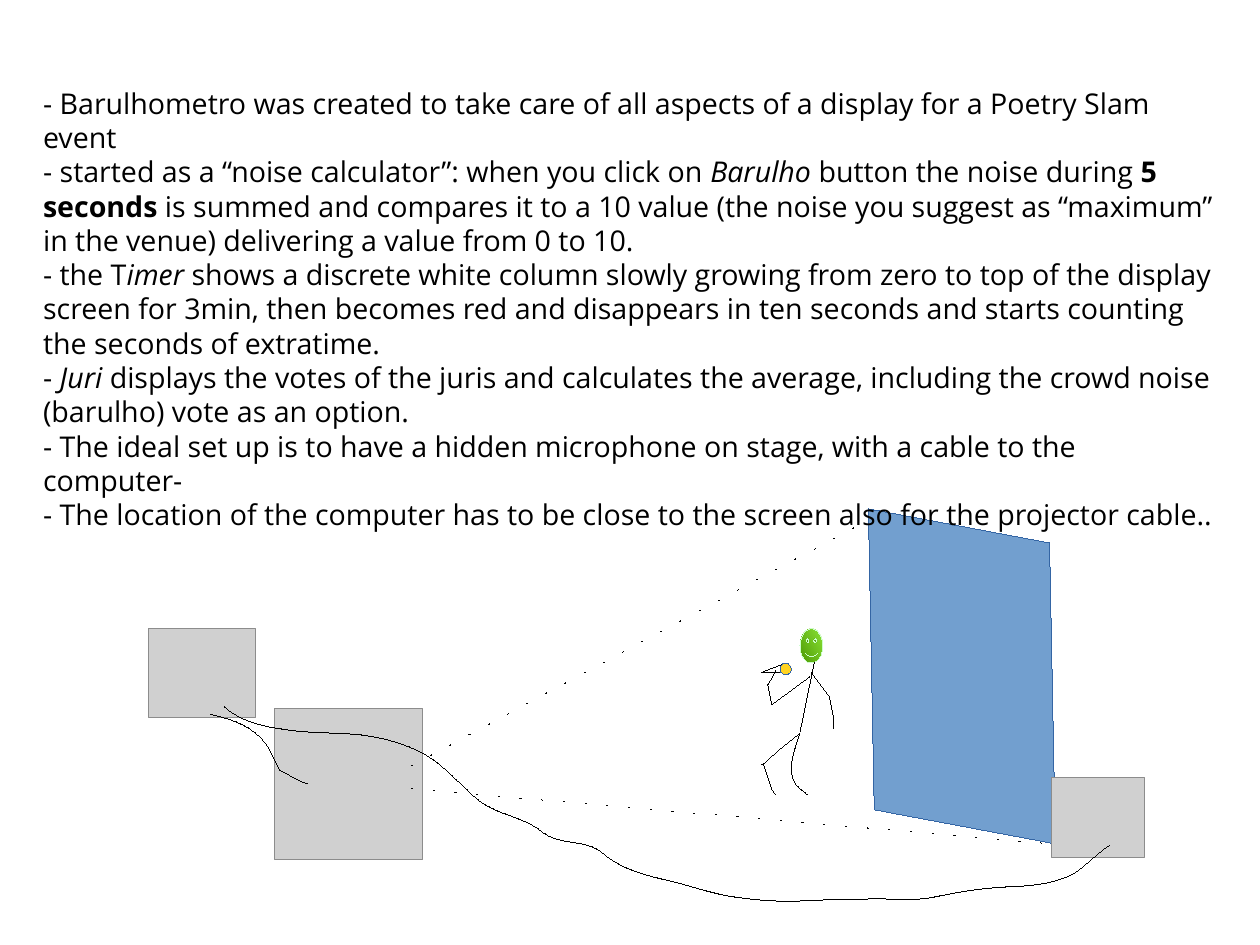
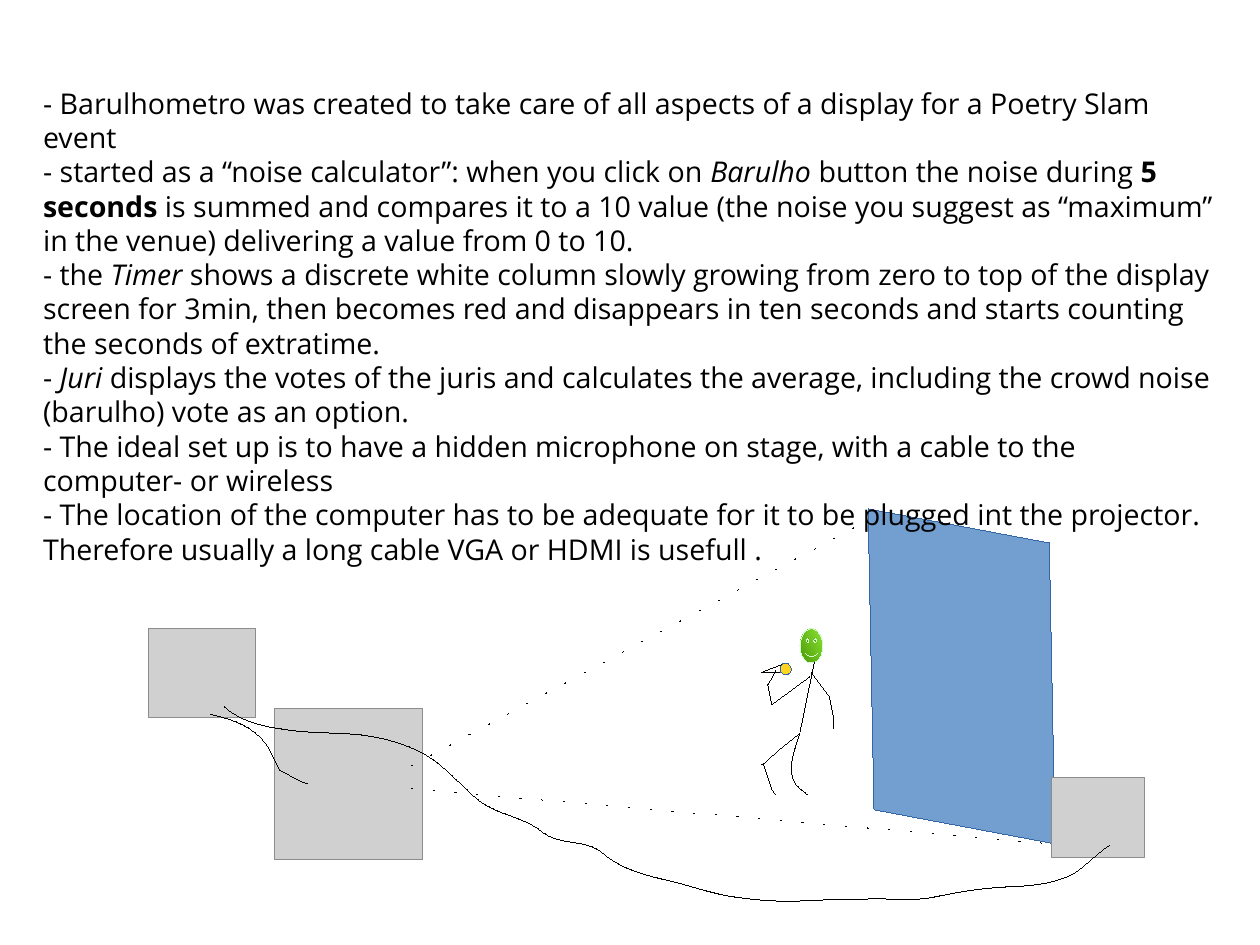
Before and after one commit to LabIO/barulhometro, a slide deck: slide 1 of barulhometro presentation.odp (slide 3 before the commit). Drawn at 1260x945 pixels with LibreOffice and Linux fonts; fonts in the diff are those of the drawing; grey boxes stand for pictures. Boxes give left, top, right and bottom in pixels: in the first picture for what was removed or moved away, otherwise in the second. Text is boxed around its words. In the diff, an @@ line names an element or a change of style, - is before the commit and + after.

```diff
--- a/barulhometro presentation.odp
+++ b/barulhometro presentation.odp
@@ text at box(43, 263, 1209, 355): italic on in "Timer" @@
@@ text at box(43, 435, 1200, 567): text changed @@
-- The ideal set up is to have a hidden microphone on stage, with a cable to the computer-
-- The location of the computer has to be close to the screen also for the projector cable..
+- The ideal set up is to have a hidden microphone on stage, with a cable to the computer- or wireless
+- The location of the computer has to be adequate for it to be plugged int the projector. Therefore usually a long cable VGA or HDMI is usefull .
```
Also in this commit, not shown: 1 slide added, 2 slides removed, 12 other files.
